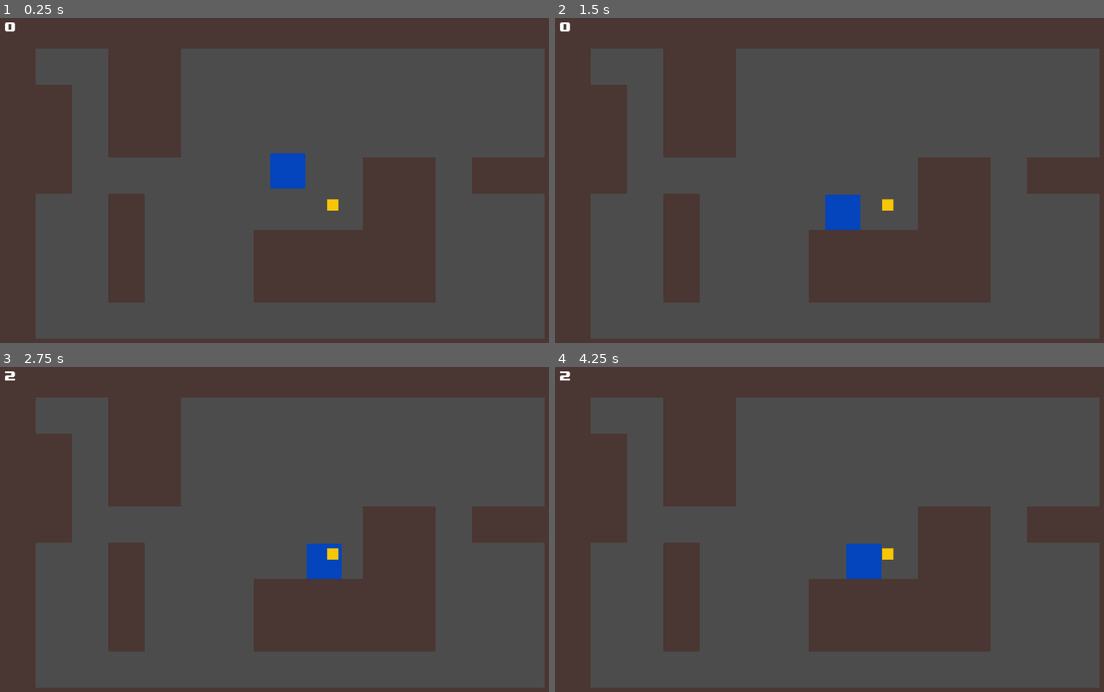
Above: before the commit, frames 1-4 (two rows, left to right).
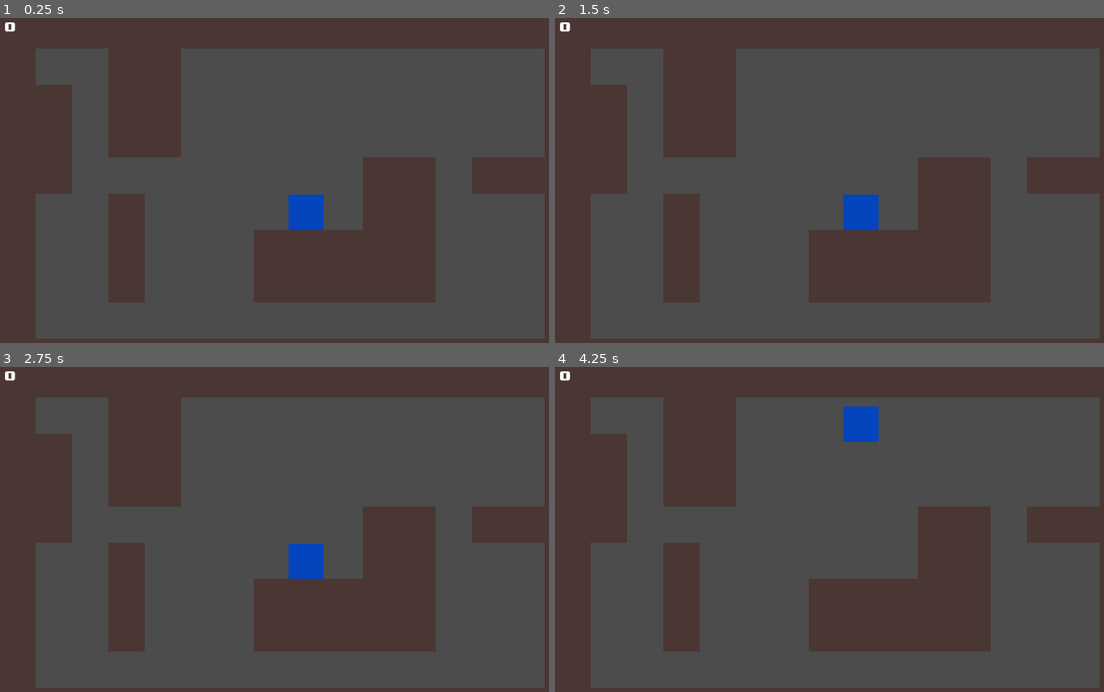
Above: after the commit, the same moments.

Repository: ben-gillott/grav-game
Game: Godot game, scene res://Scenes/tilemapScene.tscn
The game is run twice, just before and just after one commit, with the same random seed, the same clock (stepped at 60 frames per second) and the same inputs.
Inputs:
- Up to frame 1 (0.25 s): no input
- Up to frame 2 (1.5 s): tap Enter (ui_accept) at 0.5, 1.35 s; hold Right (ui_right) 0.53-1.28 s; hold Enter (ui_accept) 0.53-1.28 s; hold Down (ui_down) from 1.28 s (still down)
- Up to frame 3 (2.75 s): tap Enter (ui_accept) at 1.52, 1.82, 2 s; release Down (ui_down) at 2.03 s; hold Right (ui_right) from 2.03 s (still down); hold Enter (ui_accept) from 2.03 s (still down)
- Up to frame 4 (4.25 s): release Right (ui_right) at 2.78 s; release Enter (ui_accept) at 2.78 s; hold Up (ui_up) 2.78-3.53 s; tap Enter (ui_accept) at 2.85, 3.02, 3.32 s; hold Left (ui_left) from 3.53 s (still down); hold Enter (ui_accept) from 3.53 s (still down)

The runs differ from the first frame. In frame 1, 1.5% of the frame differs, in the area x 49-62%, y 41-66%; in frame 2, 0.8%; in frame 3, 0.8%; in frame 4, 1.5%, in the area x 0-62%, y 1-66%.

Commit message:
Interaction Manager Prog

Diff:
--- /dev/null
+++ b/godot_grav/Scenes/InteractionManager.tscn
@@ -0,0 +1,14 @@
+[gd_scene load_steps=3 format=2]
+
+[ext_resource path="res://Scripts/InteractionManager.gd" type="Script" id=1]
+
+[sub_resource type="CircleShape2D" id=1]
+radius = 30.0
+
+[node name="InteractionManager" type="Area2D"]
+collision_layer = 2048
+collision_mask = 2048
+script = ExtResource( 1 )
+
+[node name="CollisionShape2D" type="CollisionShape2D" parent="."]
+shape = SubResource( 1 )
--- /dev/null
+++ b/godot_grav/Scenes/NPC1.tscn
@@ -0,0 +1,12 @@
+[gd_scene load_steps=3 format=2]
+
+[ext_resource path="res://Scenes/InteractionManager.tscn" type="PackedScene" id=1]
+
+[sub_resource type="RectangleShape2D" id=5]
+
+[node name="NPC1" type="KinematicBody2D"]
+
+[node name="CollisionShape2D" type="CollisionShape2D" parent="."]
+shape = SubResource( 5 )
+
+[node name="InteractionManager" parent="." instance=ExtResource( 1 )]
--- a/godot_grav/Scenes/playerScene.tscn
+++ b/godot_grav/Scenes/playerScene.tscn
@@ -1,13 +1,13 @@
-[gd_scene load_steps=4 format=2]
+[gd_scene load_steps=5 format=2]
 
 [ext_resource path="res://Art/1x1pxsquare.png" type="Texture" id=1]
 [ext_resource path="res://Scripts/PlayerMovementController.gd" type="Script" id=2]
+[ext_resource path="res://Scenes/InteractionManager.tscn" type="PackedScene" id=3]
 
 [sub_resource type="RectangleShape2D" id=1]
 extents = Vector2( 31, 31 )
 
-[node name="KinematicBody2D" type="KinematicBody2D"]
-position = Vector2( 507.781, 268.722 )
+[node name="Player" type="KinematicBody2D"]
 collision/safe_margin = 0.001
 script = ExtResource( 2 )
 
@@ -19,3 +19,5 @@
 [node name="CollisionShape2D" type="CollisionShape2D" parent="."]
 shape = SubResource( 1 )
 one_way_collision_margin = 0.0
+
+[node name="InteractionManager" parent="." instance=ExtResource( 3 )]
--- a/godot_grav/Scenes/tilemapScene.tscn
+++ b/godot_grav/Scenes/tilemapScene.tscn
@@ -1,9 +1,9 @@
 [gd_scene load_steps=9 format=2]
 
-[ext_resource path="res://Art/kenny_tilesheet.png" type="Texture" id=1]
-[ext_resource path="res://Scenes/playerScene.tscn" type="PackedScene" id=2]
-[ext_resource path="res://Scenes/Coin.tscn" type="PackedScene" id=3]
-[ext_resource path="res://Scenes/HUD.tscn" type="PackedScene" id=4]
+[ext_resource path="res://Scenes/NPC1.tscn" type="PackedScene" id=1]
+[ext_resource path="res://Scenes/HUD.tscn" type="PackedScene" id=2]
+[ext_resource path="res://Scenes/PlayerScene.tscn" type="PackedScene" id=3]
+[ext_resource path="res://Art/kenny_tilesheet.png" type="Texture" id=4]
 
 [sub_resource type="ConvexPolygonShape2D" id=1]
 points = PoolVector2Array( 0, 0, 64, 0, 64, 64, 0, 64 )
@@ -93,7 +93,8 @@
 "_edit_lock_": true
 }
 
-[node name="KinematicBody2D" parent="." instance=ExtResource( 2 )]
+[node name="Player" parent="." instance=ExtResource( 3 )]
+position = Vector2( 540, 341 )
 
-[node name="Coin" parent="." instance=ExtResource( 3 )]
-position = Vector2( 587, 340 )
+[node name="NPC1" parent="." instance=ExtResource( 1 )]
+position = Vector2( 581, 356 )
--- /dev/null
+++ b/godot_grav/Scripts/InteractionManager.gd
@@ -0,0 +1,24 @@
+extends Area2D
+
+class_name InteractionManager
+
+var current_interaction: InteractionManager
+
+func initiate_interaction() -> void:
+	if current_interaction != null:
+		#Whoever currently interacting with, on interact, trigger dialogue etc
+		current_interaction.receive_interaction()
+	else:
+		print("No current interaction")
+
+func receive_interaction() -> void:
+	print("No interaction receptions behavior defined")
+
+func _on_InteractionManager_area_entered(area):
+	#TODO: Check if closer than current interaction
+	current_interaction = area
+
+func _on_InteractionManager_area_exited(area):
+	#If leave the area of current interaction, set current to null
+	if current_interaction == area:
+		current_interaction = null
--- a/godot_grav/project.godot
+++ b/godot_grav/project.godot
@@ -8,10 +8,20 @@
 
 config_version=4
 
+_global_script_classes=[ {
+"base": "Area2D",
+"class": "InteractionManager",
+"language": "GDScript",
+"path": "res://Scripts/InteractionManager.gd"
+} ]
+_global_script_class_icons={
+"InteractionManager": ""
+}
+
 [application]
 
 config/name="Gravity"
-run/main_scene="res://Scenes/tilemapScene.tscn"
+run/main_scene="res://Scenes/TilemapScene.tscn"
 config/icon="res://Art/icon.png"
 
 [autoload]
@@ -27,6 +37,7 @@
 , Object(InputEventKey,"resource_local_to_scene":false,"resource_name":"","device":0,"alt":false,"shift":false,"control":false,"meta":false,"command":false,"pressed":false,"scancode":32,"physical_scancode":0,"unicode":0,"echo":false,"script":null)
 , Object(InputEventJoypadButton,"resource_local_to_scene":false,"resource_name":"","device":0,"button_index":0,"pressure":0.0,"pressed":false,"script":null)
 , Object(InputEventMouseButton,"resource_local_to_scene":false,"resource_name":"","device":0,"alt":false,"shift":false, …(202 unchanged characters)…
+, Object(InputEventKey,"resource_local_to_scene":false,"resource_name":"","device":0,"alt":false,"shift":false,"control":false,"meta":false,"command":false,"pressed":false,"scancode":69,"physical_scancode":0,"unicode":0,"echo":false,"script":null)
  ]
 }
 
--- a/godot_grav/scripts/PlayerMovementController.gd
+++ b/godot_grav/scripts/PlayerMovementController.gd
@@ -17,17 +17,16 @@
 		movePlayer(Vector2(0,-1))
 	elif event.is_action_pressed("ui_down"):
 		movePlayer(Vector2(0,1))
-
-	#Interaction
-	if event.is_action_pressed("ui_accept"):
-		pass #TODO: Interact
+	elif event.is_action_pressed("ui_accept"):
+		print("Interact pressed")
+		$InteractionManager.initiate_interaction()
 
 func movePlayer(inputDirection):
 	if grounded:
 		direction = inputDirection
 
 func _physics_process(delta):
-	print(grounded)
+#	print(grounded)
 
 
 	#only allows velocity in one cardinal direction at a time
Not shown: 4 places in godot_grav/Scenes/tilemapScene.tscn that only renumber resources
